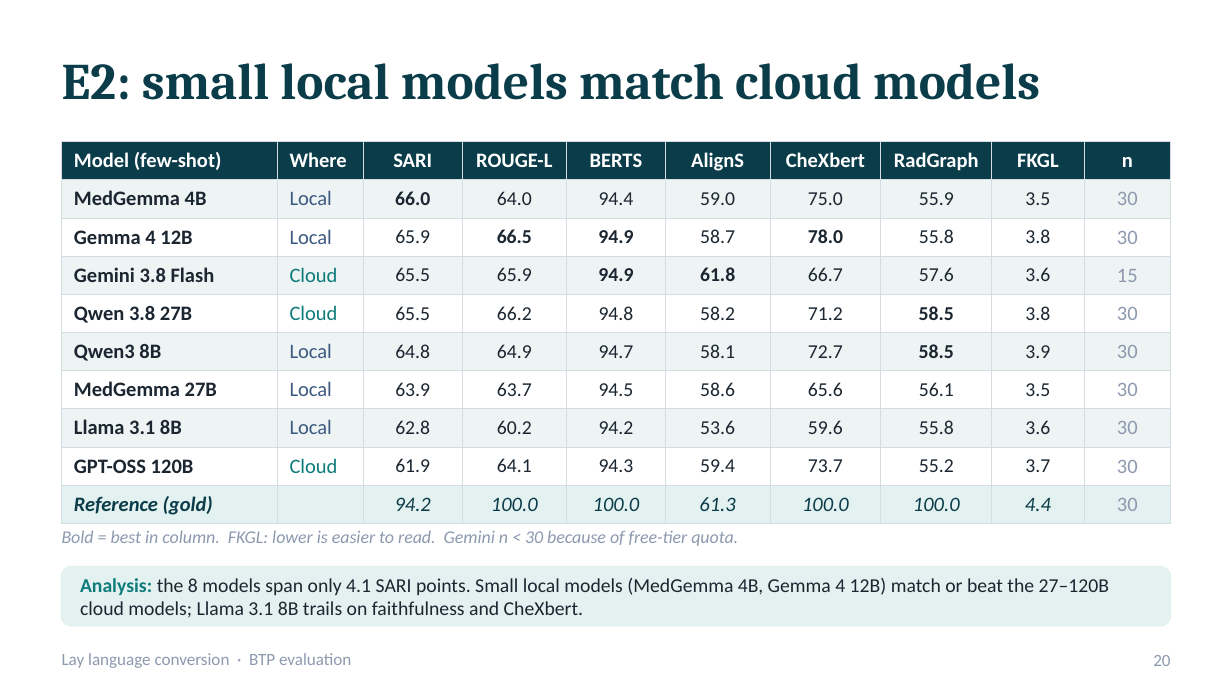
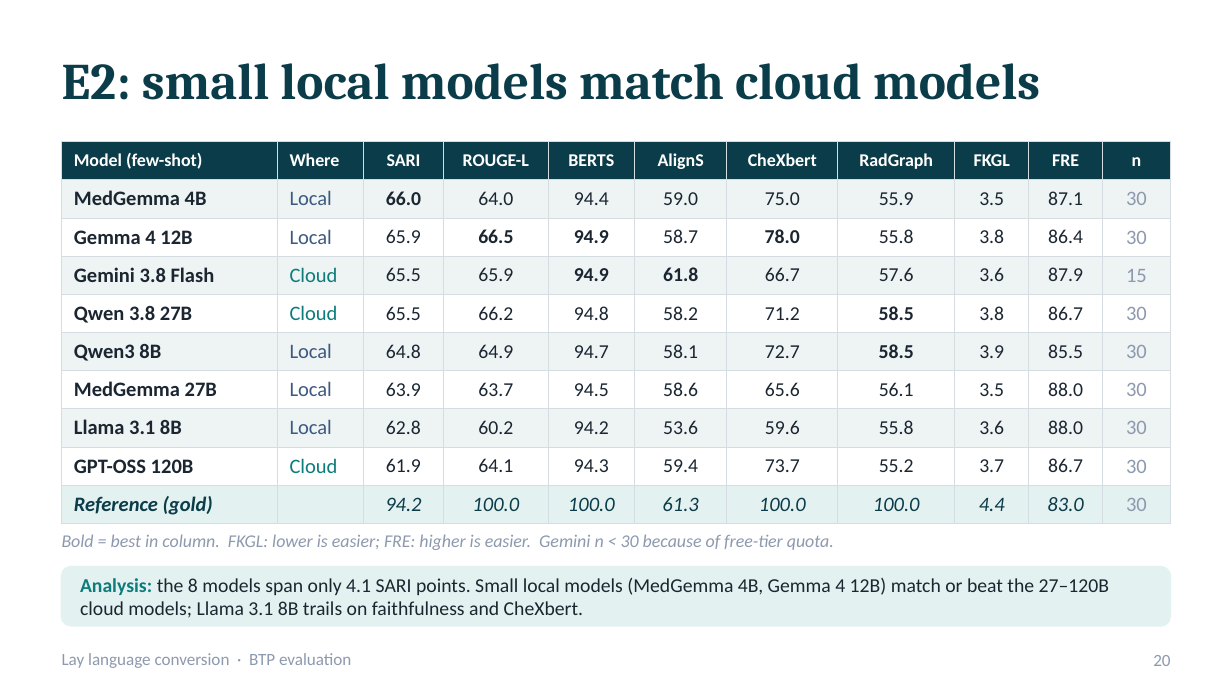
Before and after one commit to bibesgotthevibes/btp-Project, a slide deck: slide 20 of docs/BTP_Lay_Language_Conversion_Evaluation.pptx. Drawn at 1232x693 pixels with LibreOffice and Linux fonts; fonts in the diff are those of the drawing. Boxes give left, top, right and bottom in pixels: in the first picture for what was removed or moved away, otherwise in the second. Text is boxed around its words. In the diff, an @@ line names an element or a change of style, - is before the commit and + after.

```diff
--- a/docs/BTP_Lay_Language_Conversion_Evaluation.pptx
+++ b/docs/BTP_Lay_Language_Conversion_Evaluation.pptx
@@ table at (x1=62, y1=142, x2=1170, y2=519) @@
+column 10: FRE | 87.1 | 86.4 | 87.9 | 86.7 | 85.5 | 88.0 | 88.0 | 86.7 | 83.0
@@ text at (x1=62, y1=534, x2=834, y2=550): text changed @@
-Bold = best in column. FKGL: lower is easier to read. Gemini n < 30 because of free-tier quota.
+Bold = best in column. FKGL: lower is easier; FRE: higher is easier. Gemini n < 30 because of free-tier quota.
```
